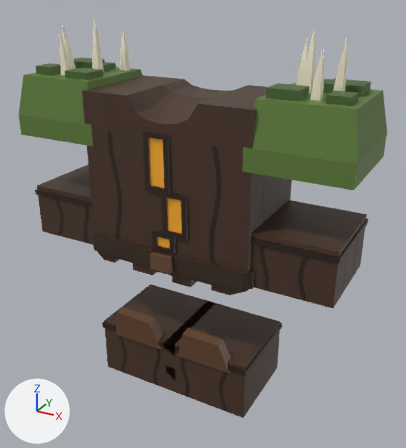
Two versions of the FBX model art/meshes/w2_armor_heartwood.fbx, one commit apart.
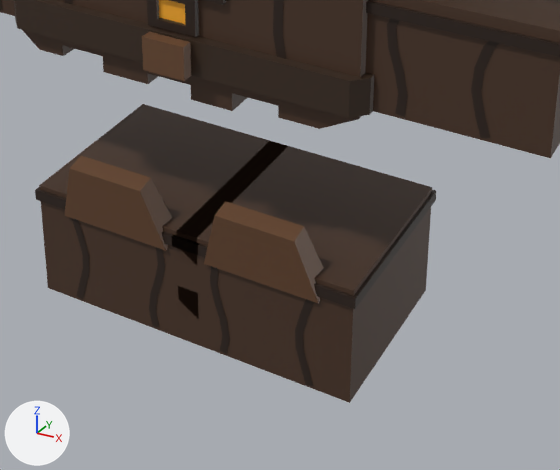
Old and new are each drawn whole from a 50 mm camera at (3.3, -5.7, 2.25) aimed at (0.14, 0.05, -0.63) and again close up on the part from 21% to 83% of the width and 53% to 100% of the height. The axes (+X, +Y, +Z) are drawn at lower left. The lights are the same throughout. The older version's two pictures come first. Where no turn or scale is listed for an object, it has been applied to the vertices.

In view in the first close-up: 'Heartwood.Belt', 'Heartwood.BracerGrainL', 'Heartwood.BracerL', 'Heartwood.Chest', 'Heartwood.Grain', 'Heartwood.GreaveGrainL', 'Heartwood.GreaveGrainR', 'Heartwood.GreaveL', 'Heartwood.GreaveR', 'Heartwood.KneeL', 'Heartwood.KneeR', 'Heartwood.Knot' and 2 more.
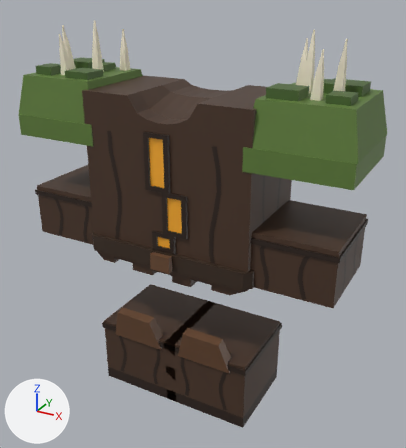
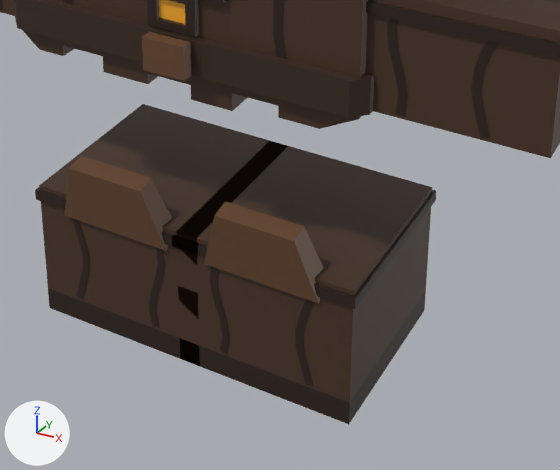
Edits to the scene script, one JSON object a line:
```json
{"block": "me_heartwood_greavegrainr", "where": "# used by ob_heartwood_greavegrainr; location = (0.0, 0.0, 0.0)"}
{"op": "remove", "block": "me_heartwood_greavegrainr", "code": "me_heartwood_greavegrainr.from_pydata(...)  # 56 vertices, 26 faces; spans x -1.09..0.09, y -0.6..0.59, z -2.867..-2.13"}
{"op": "add", "block": "me_heartwood_greavegrainr", "code": "me_heartwood_greavegrainr.from_pydata(...)  # 64 vertices, 52 faces; spans x -1.09..0.09, y -0.6..0.59, z -3.04..-2.13"}
{"block": "me_heartwood_greavegrainr", "change": "me_heartwood_greavegrainr part 1: a new loose piece, a box spanning x -1.07..0.07, y -0.58..0.57, z -3.04..-2.88, in mat_w2_armor_2c1e16 (brown #2c1e16)"}
{"block": "me_heartwood_greavegrainl", "where": "# used by ob_heartwood_greavegrainl; location = (0.0, 0.0, 0.0)"}
{"op": "remove", "block": "me_heartwood_greavegrainl", "code": "me_heartwood_greavegrainl.from_pydata(...)  # 56 vertices, 26 faces; spans x -0.09..1.09, y -0.6..0.59, z -2.867..-2.13"}
{"op": "add", "block": "me_heartwood_greavegrainl", "code": "me_heartwood_greavegrainl.from_pydata(...)  # 64 vertices, 52 faces; spans x -0.09..1.09, y -0.6..0.59, z -3.04..-2.13"}
{"block": "me_heartwood_greavegrainl", "change": "me_heartwood_greavegrainl part 2: a new loose piece, a box spanning x -0.07..1.07, y -0.58..0.57, z -3.04..-2.88, in mat_w2_armor_2c1e16 (brown #2c1e16)"}
```

What differs and where, as boxes [x1, y1, x2, y2] in the close-ups (560 x 470 px):
```json
{"object": "Heartwood.GreaveGrainL", "change": "reshaped", "before": [172, 190, 436, 386], "after": [172, 190, 436, 424], "on screen": "19% taller"}
{"object": "Heartwood.GreaveGrainR", "change": "reshaped", "before": [35, 187, 200, 327], "after": [35, 187, 200, 366], "on screen": "28% taller"}
{"part": 1, "of": "me_heartwood_greavegrainr", "change": "added", "after": [48, 288, 200, 366]}
{"part": 2, "of": "me_heartwood_greavegrainl", "change": "added", "after": [180, 291, 426, 424]}
```
